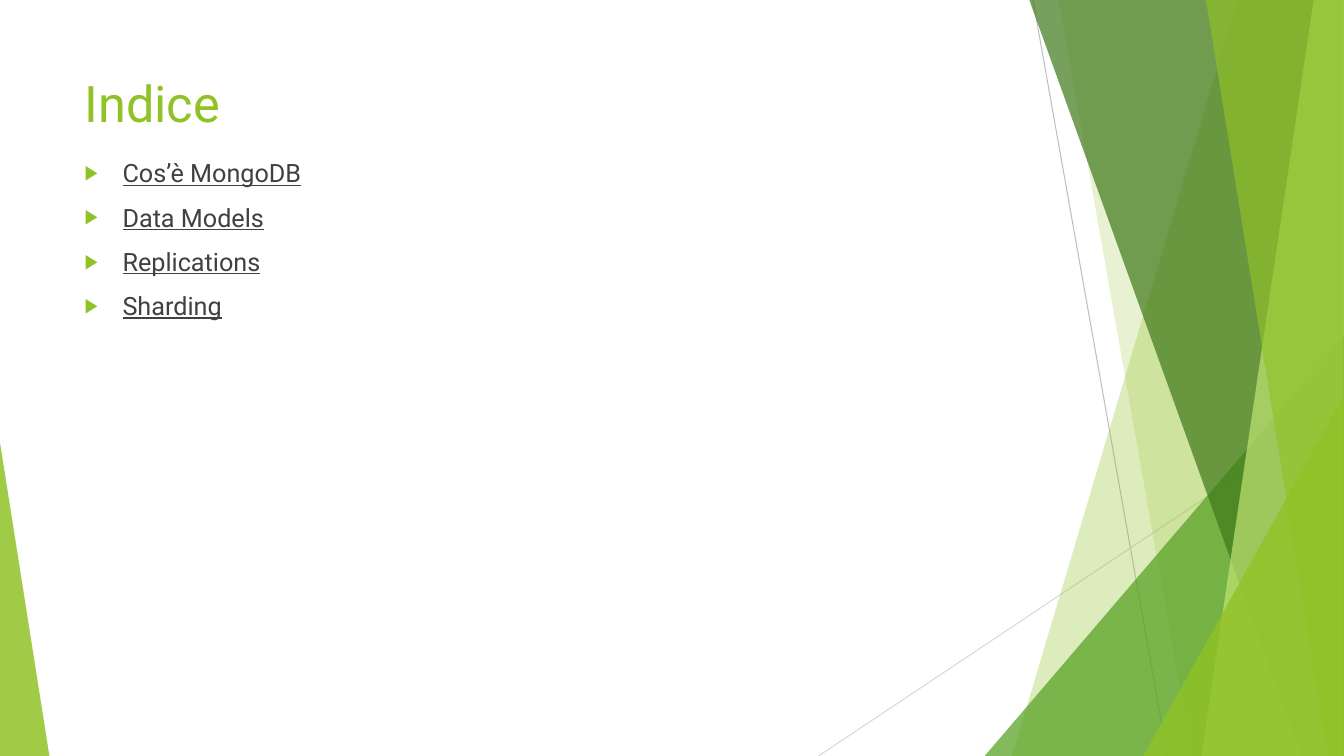
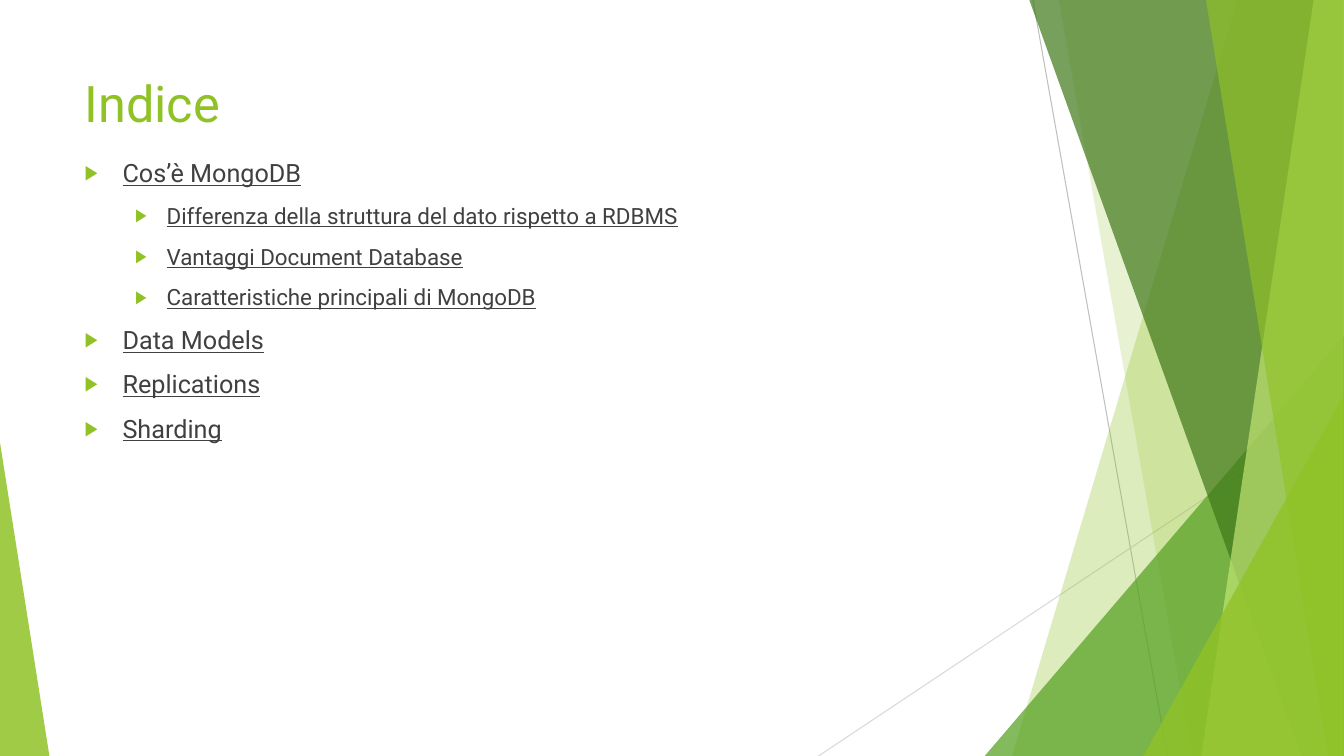
Before and after one commit to Buzzolan/VeronaCardMongoDB, a slide deck: slide 2 of Presentazione_progetto.pptx. Drawn at 1344x756 pixels with LibreOffice and Linux fonts; fonts in the diff are those of the drawing. Boxes give left, top, right and bottom in pixels: in the first picture for what was removed or moved away, otherwise in the second. Text is boxed around its words. In the diff, an @@ line names an element or a change of style, - is before the commit and + after.

Commit message:
Update Presentazioe struttura dati

```diff
--- a/Presentazione_progetto.pptx
+++ b/Presentazione_progetto.pptx
@@ text at (x1=167, y1=207, x2=677, y2=310): paragraphs added @@
+  ▶ Differenza della struttura del dato rispetto a RDBMS
+  ▶ Vantaggi Document Database
+  ▶ Caratteristiche principali di MongoDB
```
Also in this commit, not shown: 2 other slides changed, 4 slides added.
